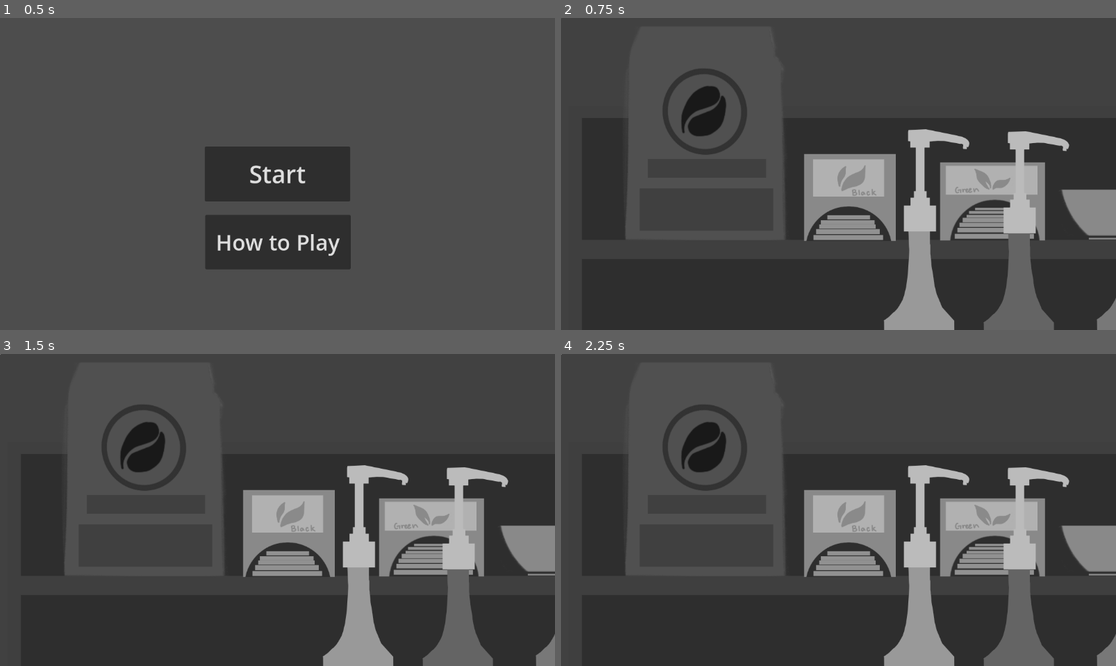
Above: before the commit, frames 1-4 (two rows, left to right).
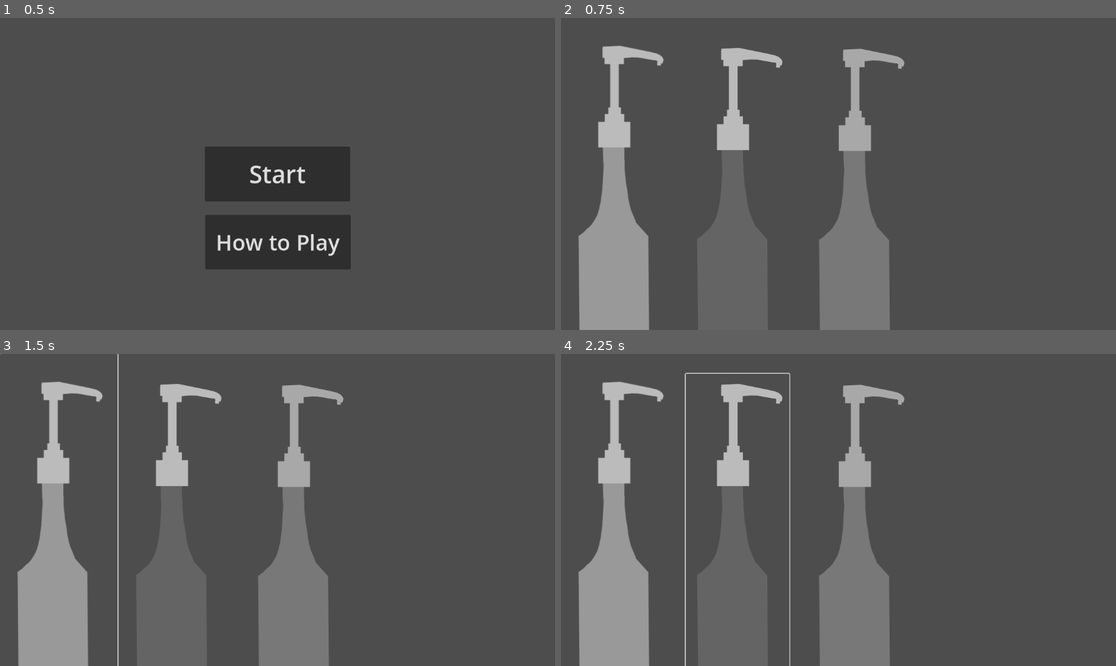
Above: after the commit, the same moments.

Repository: nyan-kaaaat/Mocha-and-Monsters
Game: Godot game, scene res://controller/MainMenu.tscn
The game is run twice, just before and just after one commit, with the same random seed, the same clock (stepped at 60 frames per second) and the same inputs.
Inputs (mouse positions are in pixels of both pictures, inside the frame that each line leads up to; where the layout moved, square brackets give the same spot in the first picture):
- Up to frame 1 (0.5 s): no input
- Up to frame 2 (0.75 s): click "Start" at 0.5 s
- Up to frame 3 (1.5 s): click (61, 544) [327, 606] at 1.25 s
- Up to frame 4 (2.25 s): click (738, 553) at 2.02 s

Frame 1 is identical in both runs. In frame 2, 54% of the frame differs, in the area x 3-100%, y 8-100%; in frame 3, 54%; in frame 4, 54%, in the area x 0-100%, y 0-100%.

Commit message:
imported images of syrup bottles, created syrup buttons, a coffe maker 2d node and a button child node

Diff:
--- a/mocha-and-monsters-game/controller/game.gd
+++ b/mocha-and-monsters-game/controller/game.gd
@@ -2,4 +2,12 @@
 
 
 func _on_get_ingredient_pressed() -> void:
-	print("ingredients pressed")
+	print("flower pressed")
+
+
+func _on_syrup_button_bean_pressed() -> void:
+	print("bean pressed")
+
+
+func _on_syrup_button_cube_pressed() -> void:
+	print("cube pressed")
--- a/mocha-and-monsters-game/controller/game.tscn
+++ b/mocha-and-monsters-game/controller/game.tscn
@@ -1,19 +1,42 @@
-[gd_scene load_steps=4 format=3 uid="uid://ci86k2o47mbg4"]
+[gd_scene load_steps=6 format=3 uid="uid://ci86k2o47mbg4"]
 
-[ext_resource type="Texture2D" uid="uid://c0f5c5nfo8qe4" path="res://view/m&m background.png" id="1_7drek"]
+[ext_resource type="Texture2D" uid="uid://c0f5c5nfo8qe4" path="res://assets/m&m background.png" id="1_7drek"]
 [ext_resource type="Script" path="res://controller/game.gd" id="1_ipyyi"]
-[ext_resource type="Texture2D" uid="uid://bkf3s8tp8huup" path="res://view/m&m ingredients.png" id="1_jn5vo"]
+[ext_resource type="Texture2D" uid="uid://dr6y02okbt6bq" path="res://assets/syrup bottle1.png" id="2_jrssr"]
+[ext_resource type="Texture2D" uid="uid://cbw47u3di53e3" path="res://assets/syrup bottle2.png" id="3_r6ufv"]
+[ext_resource type="Texture2D" uid="uid://836aixdkl3h5" path="res://assets/syrup bottle3.png" id="4_5d7w5"]
 
 [node name="Game" type="Node2D"]
 script = ExtResource("1_ipyyi")
 
 [node name="Ingredient Cabinet" type="Node2D" parent="."]
+visibility_layer = 3
 
-[node name="GetIngredient" type="Button" parent="Ingredient Cabinet"]
-offset_right = 8.0
-offset_bottom = 8.0
+[node name="SyrupFlowerButton" type="Button" parent="Ingredient Cabinet"]
+offset_right = 244.0
+offset_bottom = 797.0
 button_mask = 7
-icon = ExtResource("1_jn5vo")
+icon = ExtResource("2_jrssr")
+flat = true
+expand_icon = true
+
+[node name="SyrupButtonBean" type="Button" parent="Ingredient Cabinet"]
+offset_left = 259.0
+offset_top = 41.0
+offset_right = 474.0
+offset_bottom = 789.0
+icon = ExtResource("3_r6ufv")
+flat = true
+expand_icon = true
+
+[node name="SyrupButtonCube" type="Button" parent="Ingredient Cabinet"]
+offset_left = 507.0
+offset_top = 32.0
+offset_right = 735.0
+offset_bottom = 820.0
+icon = ExtResource("4_5d7w5")
+flat = true
+expand_icon = true
 
 [node name="Money" type="Node2D" parent="."]
 
@@ -21,32 +44,19 @@
 
 [node name="Levels(?)" type="Node2D" parent="."]
 
-[node name="Control" type="Control" parent="."]
+[node name="CanvasLayer" type="CanvasLayer" parent="."]
 visible = false
-layout_mode = 3
+
+[node name="TextureRect" type="TextureRect" parent="CanvasLayer"]
 anchors_preset = 15
 anchor_right = 1.0
 anchor_bottom = 1.0
 grow_horizontal = 2
 grow_vertical = 2
-
-[node name="CanvasLayer" type="CanvasLayer" parent="Control"]
-visible = false
-
-[node name="TextureRect" type="TextureRect" parent="Control/CanvasLayer"]
-anchors_preset = 15
-anchor_right = 1.0
-anchor_bottom = 1.0
-offset_right = 3648.0
-offset_bottom = 2052.0
-grow_horizontal = 2
-grow_vertical = 2
 size_flags_horizontal = 0
 texture = ExtResource("1_7drek")
+expand_mode = 1
 
-[node name="Sprite2D" type="Sprite2D" parent="."]
-visible = false
-position = Vector2(581, 330)
-texture = ExtResource("1_7drek")
-
-[connection signal="pressed" from="Ingredient Cabinet/GetIngredient" to="." method="_on_get_ingredient_pressed"]
+[connection signal="pressed" from="Ingredient Cabinet/SyrupFlowerButton" to="." method="_on_get_ingredient_pressed"]
+[connection signal="pressed" from="Ingredient Cabinet/SyrupButtonBean" to="." method="_on_syrup_button_bean_pressed"]
+[connection signal="pressed" from="Ingredient Cabinet/SyrupButtonCube" to="." method="_on_syrup_button_cube_pressed"]
Renamed: mocha-and-monsters-game/view/m&m background.png -> mocha-and-monsters-game/assets/m&m background.png
Not shown, added: mocha-and-monsters-game/assets/m&m background.png.import
Renamed: mocha-and-monsters-game/view/m&m ingredients.png -> mocha-and-monsters-game/assets/m&m ingredients.png
Not shown, added: mocha-and-monsters-game/assets/m&m ingredients.png.import
Binary file added: mocha-and-monsters-game/assets/syrup bottle1.png
Not shown, changed: mocha-and-monsters-game/assets/syrup bottle1.png.import
Binary file added: mocha-and-monsters-game/assets/syrup bottle2.png
Not shown, added: mocha-and-monsters-game/assets/syrup bottle2.png.import
Binary file added: mocha-and-monsters-game/assets/syrup bottle3.png
Not shown, changed: mocha-and-monsters-game/assets/syrup bottle3.png.import
